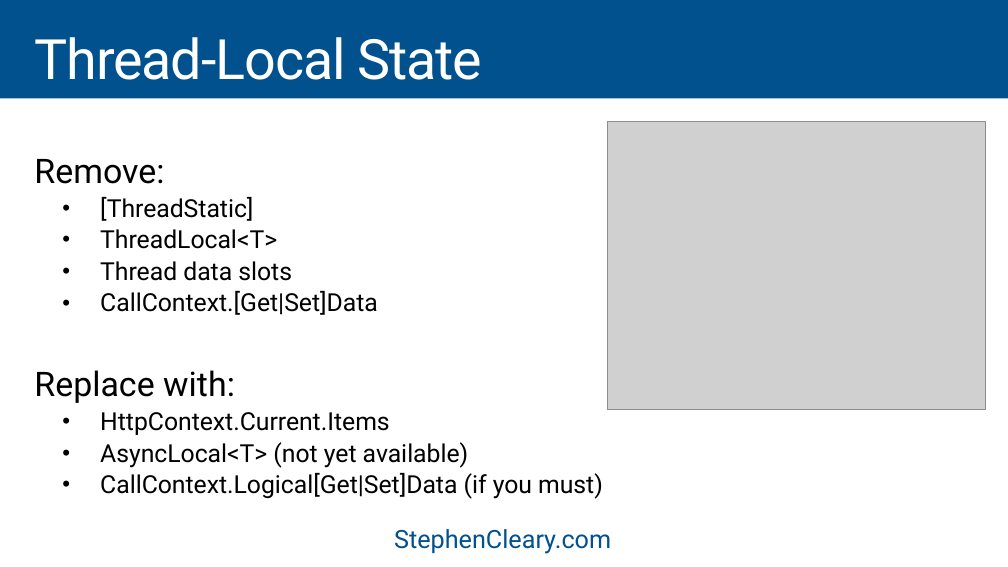
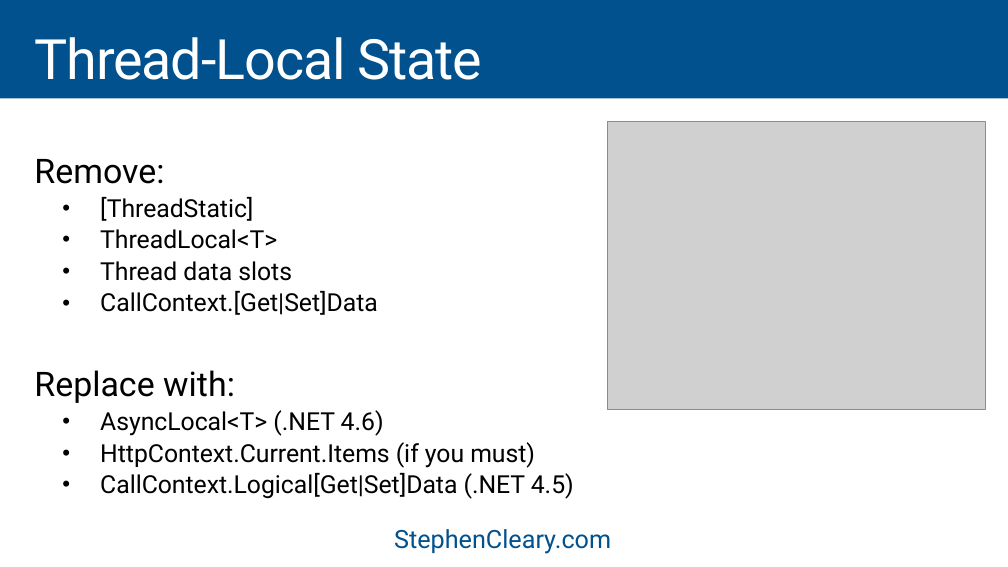
Before and after one commit to StephenCleary/Presentations, a slide deck: slide 33 of Async Servers/Intro to Async ASP.NET - 16.9.pptx. Drawn at 1008x567 pixels with LibreOffice and Linux fonts; fonts in the diff are those of the drawing; grey boxes stand for pictures. Boxes give left, top, right and bottom in pixels: in the first picture for what was removed or moved away, otherwise in the second. Text is boxed around its words. In the diff, an @@ line names an element or a change of style, - is before the commit and + after.

```diff
--- a/Async Servers/Intro to Async ASP.NET - 16.9.pptx
+++ b/Async Servers/Intro to Async ASP.NET - 16.9.pptx
@@ text at box(100, 410, 574, 499): text changed @@
-  • HttpContext.Current.Items
-  • AsyncLocal<T> (not yet available)
-  • CallContext.Logical[Get|Set]Data (if you must)
+  • AsyncLocal<T> (.NET 4.6)
+  • HttpContext.Current.Items (if you must)
+  • CallContext.Logical[Get|Set]Data (.NET 4.5)
```
Also in this commit, not shown: 8 other slides changed.
